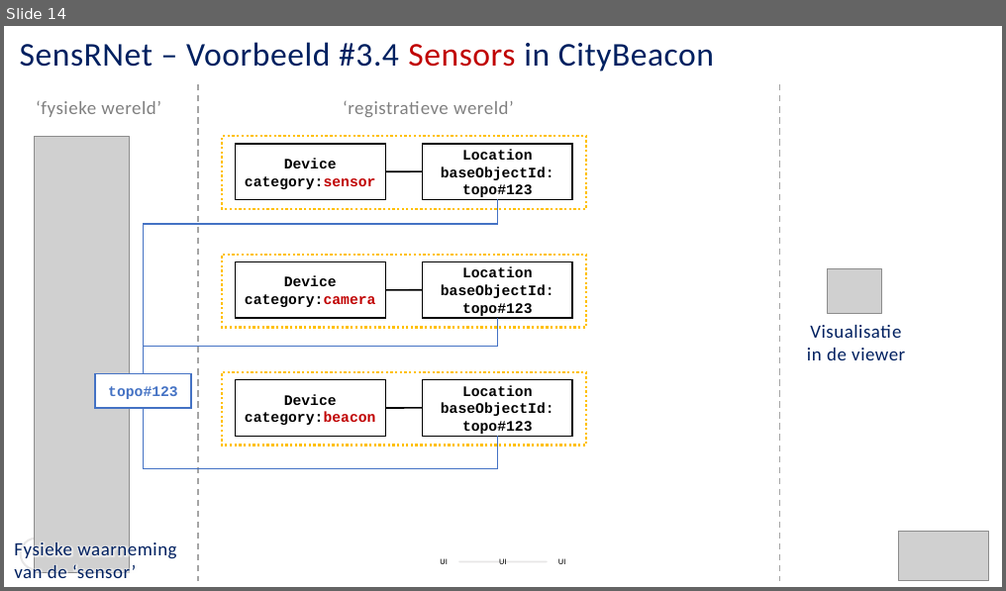
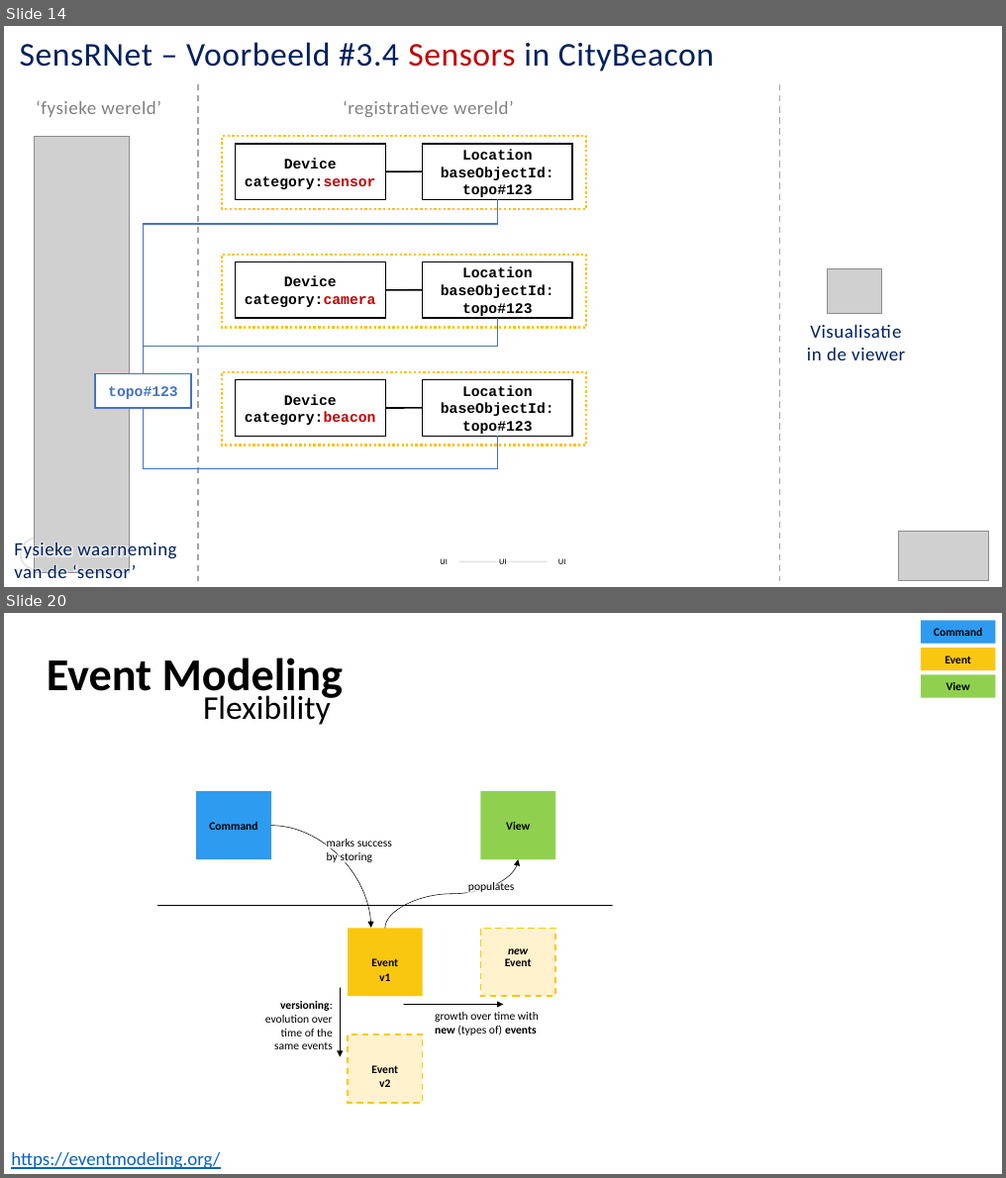
Before and after one commit to kadaster-labs/sensrnet-home, a slide deck: docs/SensRNet-Datamodel-explained.pptx. Shown one above the other, each under a label of ours: slide 14 before the commit, slides 14 and 20 after it; the slides between them are not shown. The pictures are 1006x591 and 1006x1178 pixels, drawn with LibreOffice and Linux fonts; fonts in the diff are those of the drawing; grey boxes stand for pictures. Boxes give left, top, right and bottom in pixels: in the first picture for what was removed or moved away, otherwise in the second. Text is boxed around its words. In the diff, an @@ line names an element or a change of style, - is before the commit and + after.

```diff
--- a/docs/SensRNet-Datamodel-explained.pptx
+++ b/docs/SensRNet-Datamodel-explained.pptx
@@ slide 20 added at box(4, 613, 1002, 1174), background #FFFFFF @@
@@ rectangle added at box(921, 621, 996, 644), fill #2D9BF0, 11 pt, text #000000, bold @@
+Command
@@ text added at box(47, 658, 343, 701), 44 pt, text #000000, bold @@
+Event Modeling
@@ rectangle added at box(921, 648, 996, 670), fill #FAC710, 11 pt, text #000000, bold @@
+Event
@@ text added at box(203, 691, 331, 725), 32 pt, text #000000 @@
+Flexibility
@@ rectangle added at box(921, 675, 996, 698), fill #8FD14F, 11 pt, text #000000, bold @@
+View
@@ rectangle added at box(196, 791, 271, 860), fill #2D9BF0, 11 pt, text #000000, bold @@
+Command
@@ rectangle added at box(481, 791, 555, 860), fill #8FD14F, 11 pt, text #000000, bold @@
+View
@@ curved arrow added from (271, 826) to (371, 928), #000000 0.5 pt @@
@@ text added at box(327, 839, 392, 864), 11 pt, text #000000 @@
+marks success
+by storing
@@ curved arrow added from (385, 928) to (519, 860), #000000 0.5 pt @@
@@ line added from (157, 905) to (613, 905), #000000 0.5 pt @@
@@ text added at box(468, 881, 514, 892), 11 pt, text #000000 @@
+populates
@@ rectangle added at box(348, 928, 423, 996), fill #FAC710, 11 pt, text #000000, bold @@
+Event
@@ text added at box(379, 973, 390, 981), 11 pt, text #000000, bold @@
+v1
@@ group added at box(265, 988, 423, 1103): 2 texts, 1 rectangle, 1 arrow @@
+Event
+v2
+versioning:
+evolution over time of the same events
@@ group added at box(404, 928, 555, 1036): 2 texts, 1 rectangle, 1 arrow @@
+Event
+new
+growth over time with new (types of) events
@@ text added at box(11, 1153, 220, 1169), 18 pt, text #0563C1, underline @@
+https://eventmodeling.org/
```
Also in this commit, not shown: 8 slides changed, 11 other slides added.
